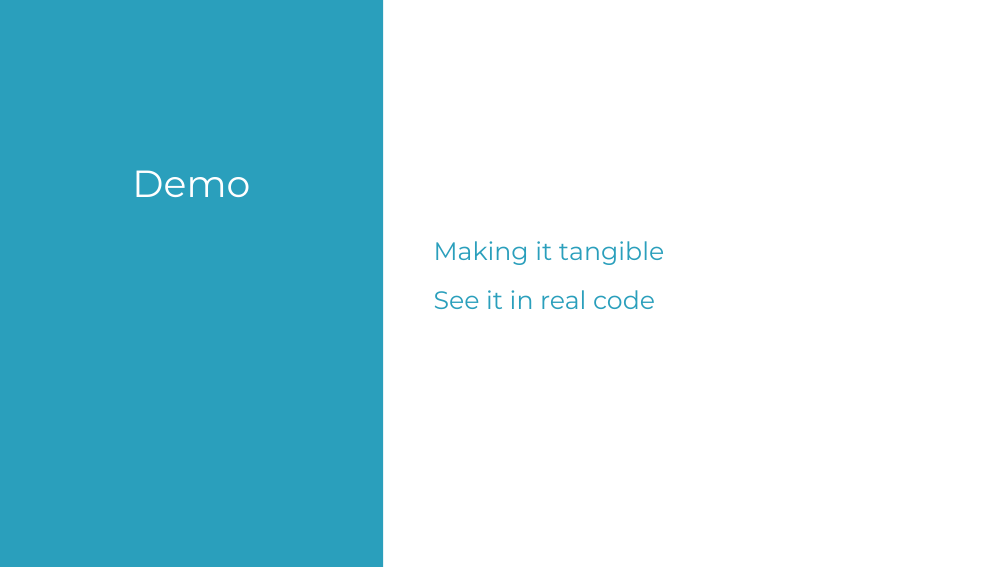
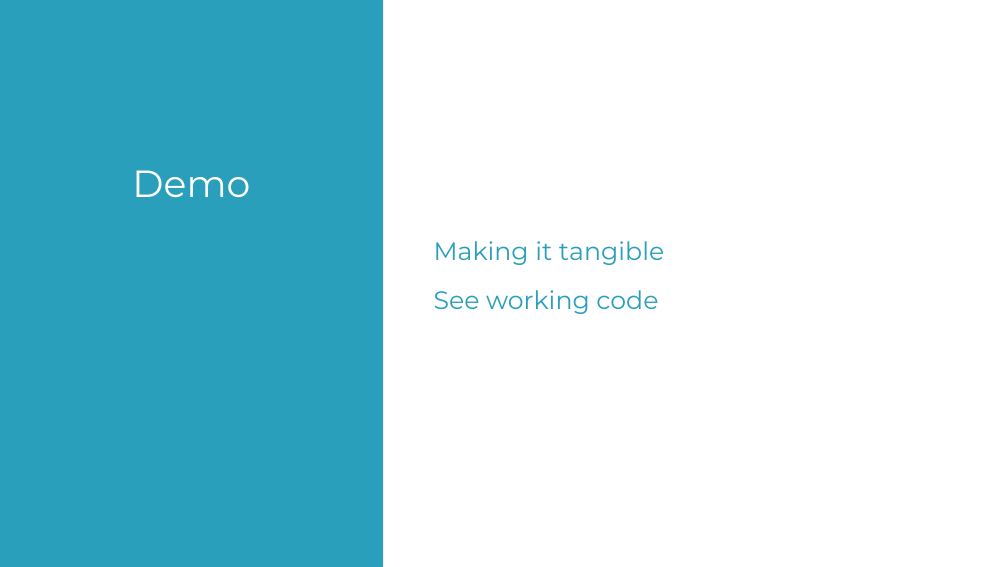
Before and after one commit to dstarr/Pattern_Facade, a slide deck: slide 6 of misc/csharp-design-patterns-facade-m1.pptx. Drawn at 1008x567 pixels with LibreOffice and Linux fonts; fonts in the diff are those of the drawing; background and template pictures are left out. Boxes give left, top, right and bottom in pixels: in the first picture for what was removed or moved away, otherwise in the second. Text is boxed around its words. In the diff, an @@ line names an element or a change of style, - is before the commit and + after.

```diff
--- a/misc/csharp-design-patterns-facade-m1.pptx
+++ b/misc/csharp-design-patterns-facade-m1.pptx
@@ text at (x1=434, y1=290, x2=658, y2=314): text changed @@
-  See it in real code
+  See working code
```
Also in this commit, not shown: 2 other files.
